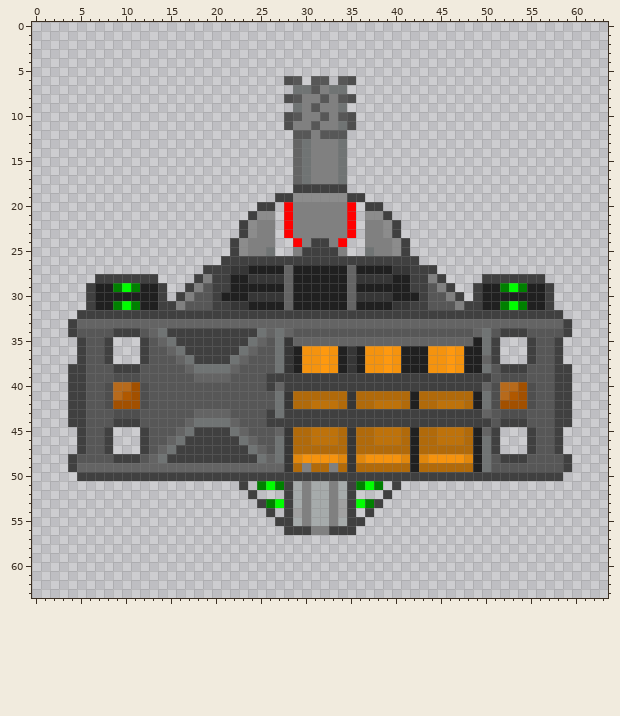
Pixel-art sprite, stored at Assets/GameMaker Sprite Editor/VisualAssets_SPC_NVDRS.gmx/sprites/images/Player_RailCannon_0.png. The picture above was drawn from the file before the commit.
The file is 64x64 pixels. Colours within 5 levels of each other are drawn and written as one.
Once edited:
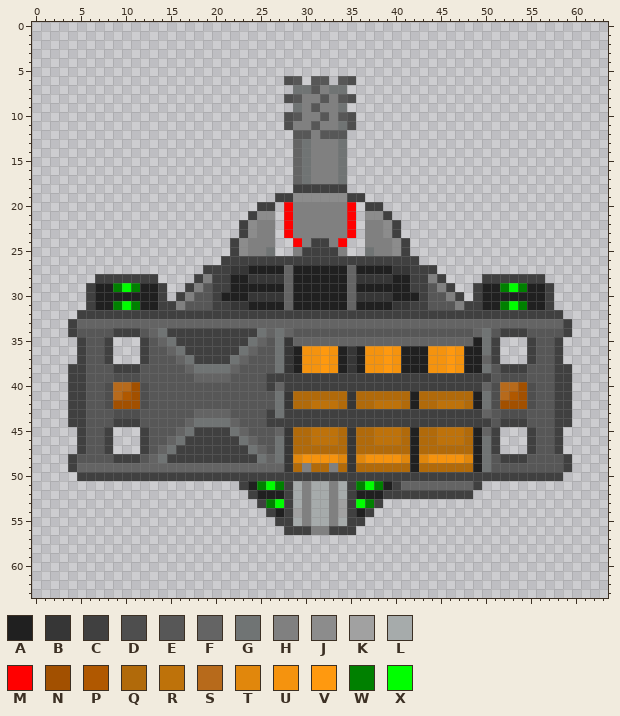
Palette (. is transparent): A #202020  B #363636  C #404040  D #4e4e4e  E #575757  F #646464  G #707474  H #808080  J #8c8c8c  K #a1a1a1  L #a6abab  M #ff0000  N #a25000  P #b05800  Q #b16a0a  R #be720a  S #b76a1b  T #e1870c  U #f5930e  V #ff990f  W #008000  X #00ff00
Diff:
@@ x 22..51 @@
 50 CCCCCCCCCCCCCCCCCCCCCCCCCCCCCC
-51 .C.WXWCLHLLHLCWXW.C...........
-52 ..C...CLHLLHLC...C............
+51 .CAWXWCLHLLHLCWXWACFFFFFFFFC..
+52 ..CAAACLHLLHLCAAACCCCCCCCCC...
 53 ...CWXCLHLLHKCXWC.............
-54 ....C.CKHLLHKC.C..............
+54 ....CACKHLLHKCAC..............
 55 .....CCLHLLHLCC...............
